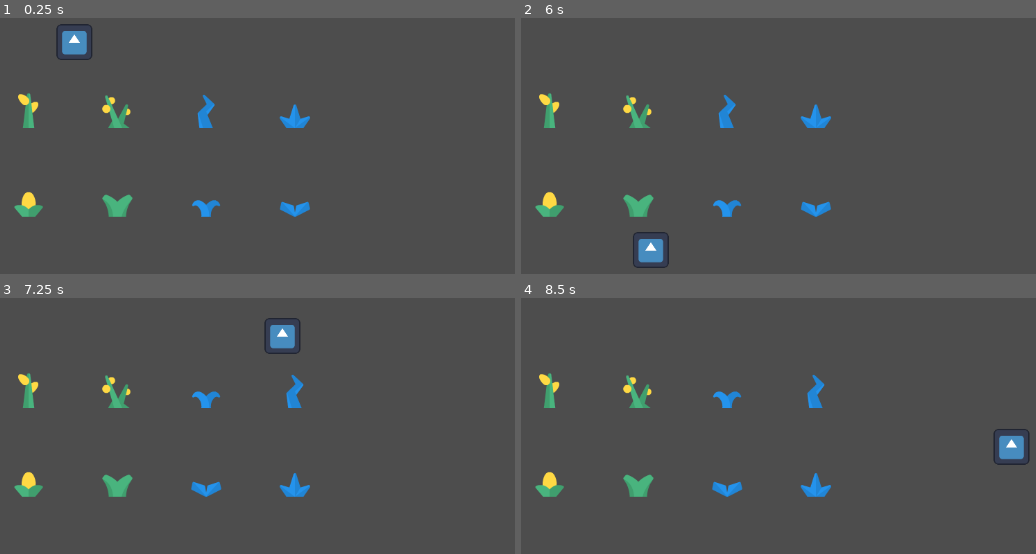
Above: before the commit, frames 1-4 (two rows, left to right).
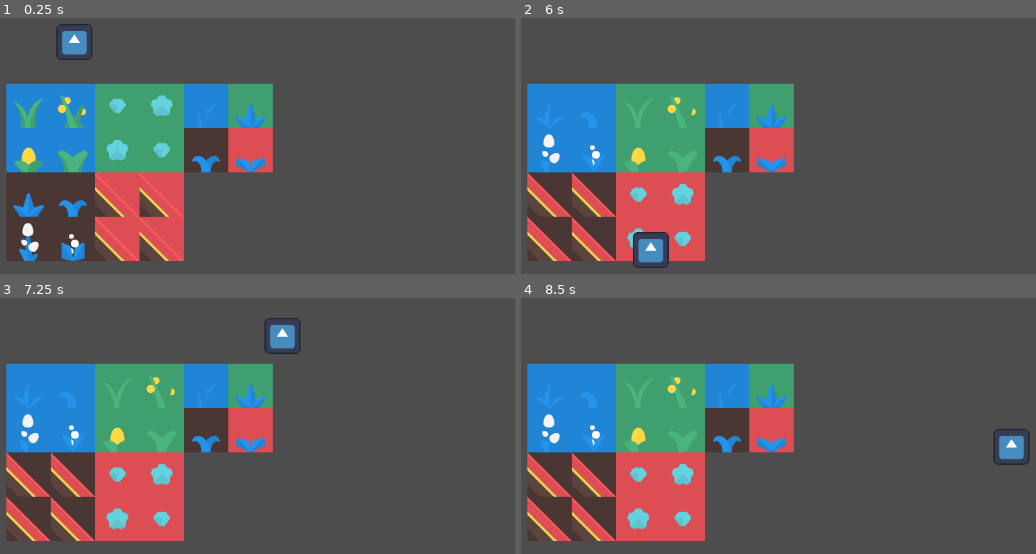
Above: after the commit, the same moments.

Repository: Mardiros129/HocusPocus
Game: Godot game, scene res://Levels/main.tscn
The game is run twice, just before and just after one commit, with the same random seed, the same clock (stepped at 60 frames per second) and the same inputs. The engine's default icon, where the game draws it, is replaced by a stand-in: a white triangle on a blue panel in a dark square.
Inputs:
- Up to frame 1 (0.25 s): no input
- Up to frame 2 (6 s): tap Enter at 0.5 s; hold Right (ui_right) 0.53-1.28 s; tap Space (rotate_key) every 0.75 s from 0.6 to 5.85 s; hold Down (ui_down) 1.28-2.03 s; hold Right (ui_right) 2.03-2.78 s; hold Up (ui_up) 2.78-3.53 s; hold Left (ui_left) 3.53-5.03 s; hold Down (ui_down) 5.03-5.78 s; hold Right (ui_right) from 5.78 s (still down)
- Up to frame 3 (7.25 s): release Right (ui_right) at 6.53 s; hold Up (ui_up) from 6.53 s (still down); tap Space (rotate_key) at 6.6 s
- Up to frame 4 (8.5 s): release Up (ui_up) at 7.28 s; hold Right (ui_right) 7.28-8.03 s; tap Space (rotate_key) at 7.35, 8.1 s; hold Down (ui_down) from 8.03 s (still down)

The runs differ from the first frame. In frame 1, 29% of the frame differs, in the area x 1-61%, y 25-95%; in frame 2, 29%; in frame 3, 30%; in frame 4, 30%.

Commit message:
Rotator updates
Can rotate groups of tiles.

Don't have to use magic number positions anymore, quadrants are set with a new tile layer.

Diff:
--- a/Levels/main.tscn
+++ b/Levels/main.tscn
@@ -1,8 +1,9 @@
-[gd_scene load_steps=10 format=3 uid="uid://dpdcsyvbm48qb"]
+[gd_scene load_steps=11 format=3 uid="uid://dpdcsyvbm48qb"]
 
 [ext_resource type="Script" path="res://Levels/main.gd" id="1_3oewu"]
 [ext_resource type="Texture2D" uid="uid://q5cfqqr73jnw" path="res://tilesheet_complete.png" id="1_6lts0"]
 [ext_resource type="PackedScene" uid="uid://cq3c2h875hxmb" path="res://character.tscn" id="3_3b2in"]
+[ext_resource type="PackedScene" uid="uid://c67uahkhduf2k" path="res://Rotation/player_detector.tscn" id="3_30mxe"]
 [ext_resource type="PackedScene" uid="uid://bf78h4v02cr5o" path="res://Rotation/rotation_grid.tscn" id="4_0q15b"]
 
 [sub_resource type="TileSetAtlasSource" id="TileSetAtlasSource_ldaek"]
@@ -822,20 +823,20 @@
 4:1/0/physics_layer_0/angular_velocity = 0.0
 4:1/0/physics_layer_0/polygon_0/points = PackedVector2Array(-32, -32, 32, 32, -32, 32)
 
-[sub_resource type="TileSetScenesCollectionSource" id="TileSetScenesCollectionSource_obuxs"]
-scenes/1/scene = ExtResource("3_3b2in")
+[sub_resource type="TileSetScenesCollectionSource" id="TileSetScenesCollectionSource_3pb23"]
+scenes/1/scene = ExtResource("3_30mxe")
 
 [sub_resource type="TileSet" id="TileSet_771ys"]
 tile_size = Vector2i(64, 64)
 physics_layer_0/collision_layer = 1
 sources/0 = SubResource("TileSetAtlasSource_ldaek")
-sources/1 = SubResource("TileSetScenesCollectionSource_obuxs")
+sources/2 = SubResource("TileSetScenesCollectionSource_3pb23")
 
 [sub_resource type="RectangleShape2D" id="RectangleShape2D_7dcs8"]
-size = Vector2(171, 168)
+size = Vector2(230, 231)
 
 [sub_resource type="RectangleShape2D" id="RectangleShape2D_7kj7y"]
-size = Vector2(168.5, 156.5)
+size = Vector2(108.25, 103.75)
 
 [node name="Main" type="Node2D"]
 script = ExtResource("1_3oewu")
@@ -844,27 +845,27 @@
 tile_set = SubResource("TileSet_771ys")
 format = 2
 layer_0/name = "World"
+layer_1/name = "Rotator"
+layer_1/z_index = -1
+layer_1/tile_data = PackedInt32Array()
+layer_2/name = "Quadrant"
+layer_2/z_index = -1
+layer_2/tile_data = PackedInt32Array()
 
 [node name="RotationGrid" parent="GameWorld" instance=ExtResource("4_0q15b")]
-layer_0/tile_data = PackedInt32Array(131073, 589824, 3, 131075, 655360, 3, 262145, 720896, 3, 262147, 655360, 2)
-tile0_loc = Vector2(1, 2)
-tile1_loc = Vector2(3, 2)
-tile2_loc = Vector2(3, 4)
-tile3_loc = Vector2(1, 4)
+layer_0/tile_data = PackedInt32Array(131074, 655360, 3, 196610, 655360, 2, 196609, 720896, 3, 131073, 589824, 2, 131075, 851968, 1, 131076, 851968, 2, 196611, 851968, 2, 196612, 851968, 1, 262147, 262144, 1, 262148, 262144, 1, 327684, 262144, 1, 327683, 262144, 1, 262145, 655360, 4, 262146, 720896, 4, 327682, 720896, 5, 327681, 589824, 5)
+layer_1/tile_data = PackedInt32Array(131073, 786432, 11, 131074, 786432, 11, 196610, 786432, 11, 196609, 786432, 11, 131075, 851968, 11, 131076, 851968, 11, 196612, 851968, 11, 196611, 851968, 11, 262147, 917504, 11, 262148, 917504, 11, 327684, 917504, 11, 327683, 917504, 11, 262145, 983040, 11, 327682, 983040, 11, 327681, 983040, 11, 262146, 983040, 11)
 
 [node name="CollisionShape2D" parent="GameWorld/RotationGrid/PlayerDetectionArea" index="0"]
-position = Vector2(162.5, 241)
+position = Vector2(192, 256.5)
 shape = SubResource("RectangleShape2D_7dcs8")
 
 [node name="RotationGrid2" parent="GameWorld" instance=ExtResource("4_0q15b")]
-layer_0/tile_data = PackedInt32Array(131077, 589824, 4, 131079, 655360, 4, 262149, 720896, 4, 262151, 655360, 5)
-tile0_loc = Vector2(5, 2)
-tile1_loc = Vector2(7, 2)
-tile2_loc = Vector2(7, 4)
-tile3_loc = Vector2(5, 4)
+layer_0/tile_data = PackedInt32Array(131077, 589824, 4, 131078, 655360, 4, 196614, 655360, 5, 196613, 720896, 4)
+layer_1/tile_data = PackedInt32Array(131077, 786432, 11, 131078, 851968, 11, 196614, 917504, 11, 196613, 983040, 11)
 
 [node name="CollisionShape2D" parent="GameWorld/RotationGrid2/PlayerDetectionArea" index="0"]
-position = Vector2(420.75, 245.75)
+position = Vector2(384.875, 194.125)
 shape = SubResource("RectangleShape2D_7kj7y")
 
 [node name="Character" parent="." instance=ExtResource("3_3b2in")]
--- a/Rotation/RotationGrid.gd
+++ b/Rotation/RotationGrid.gd
@@ -1,57 +1,88 @@
 extends TileMap
 
 
-@export var tile0_loc: Vector2
-@export var tile1_loc: Vector2
-@export var tile2_loc: Vector2
-@export var tile3_loc: Vector2
-@onready var tile_temp_loc
+@onready var quad_temp
 
-@onready var tile0_data
-@onready var tile1_data
-@onready var tile2_data
-@onready var tile3_data
+
+
+@onready var quadrant0: Array
+@onready var quadrant1: Array
+@onready var quadrant2: Array
+@onready var quadrant3: Array
 
 @onready var can_rotate = false
+@export var map_size = 10
 
 
-#func _ready():
+func _ready():
+	# Check all cells in the grid. Magic number, change later.
+	for x in map_size:
+		for y in map_size:
+			var my_tile = get_cell_tile_data(1, Vector2i(x, y), false)
+			if my_tile != null:
+				var quadrant = my_tile.get_custom_data("Quadrant")
 
+				# Add to the appropriate quadrant array.
+				if quadrant == 0:
+					quadrant0.append(Vector2i(x, y))
+				elif quadrant == 1:
+					quadrant1.append(Vector2i(x, y))
+				elif quadrant == 2:
+					quadrant2.append(Vector2i(x, y))
+				elif quadrant == 3:
+					quadrant3.append(Vector2i(x, y))
 
 func _process(delta):
 	if Input.is_action_just_pressed("rotate_key"):
 		if can_rotate:
-				rotate_group()
+				rotate_group_right()
 
-func rotate_group():
+func rotate_group_right():
+	var quad0_data: Array
+	var quad1_data: Array
+	var quad2_data: Array
+	var quad3_data: Array
+
 	# Save tile data
-	tile0_data = get_cell_atlas_coords(0, tile0_loc, false)
-	tile1_data = get_cell_atlas_coords(0, tile1_loc, false)
-	tile2_data = get_cell_atlas_coords(0, tile2_loc, false)
-	tile3_data = get_cell_atlas_coords(0, tile3_loc, false)
+	for x in quadrant0.size():
+		quad0_data.append(get_cell_atlas_coords(0, quadrant0[x], false))
+	for x in quadrant1.size():
+		quad1_data.append(get_cell_atlas_coords(0, quadrant1[x], false))
+	for x in quadrant2.size():
+		quad2_data.append(get_cell_atlas_coords(0, quadrant2[x], false))
+	for x in quadrant3.size():
+		quad3_data.append(get_cell_atlas_coords(0, quadrant3[x], false))
 
 	# Save tile location
-	tile_temp_loc = tile0_loc
-	tile0_loc = tile1_loc
-	tile1_loc = tile2_loc
-	tile2_loc = tile3_loc
-	tile3_loc = tile_temp_loc
+	quad_temp = quadrant0
+	quadrant0 = quadrant1
+	quadrant1 = quadrant2
+	quadrant2 = quadrant3
+	quadrant3 = quad_temp
 
 	# Erase old cells
-	erase_cell(0, tile0_loc)
-	erase_cell(0, tile1_loc)
-	erase_cell(0, tile2_loc)
-	erase_cell(0, tile3_loc)
+	for x in quadrant0.size():
+		erase_cell(0, quadrant0[x])
+	for x in quadrant1.size():
+		erase_cell(0, quadrant1[x])
+	for x in quadrant2.size():
+		erase_cell(0, quadrant2[x])
+	for x in quadrant3.size():
+		erase_cell(0, quadrant3[x])
 
 	# Draw new cells
-	set_cell(0, tile0_loc, 0, tile0_data, 0)
-	set_cell(0, tile1_loc, 0, tile1_data, 0)
-	set_cell(0, tile2_loc, 0, tile2_data, 0)
-	set_cell(0, tile3_loc, 0, tile3_data, 0)
+	for x in quadrant0.size():
+		set_cell(0, quadrant0[x], 0, quad0_data[x], 0)
+	for x in quadrant1.size():
+		set_cell(0, quadrant1[x], 0, quad1_data[x], 0)
+	for x in quadrant2.size():
+		set_cell(0, quadrant2[x], 0, quad2_data[x], 0)
+	for x in quadrant3.size():
+		set_cell(0, quadrant3[x], 0, quad3_data[x], 0)
 
 func _on_area_2d_area_entered(area):
 	can_rotate = true
-	print("hi")
+	print("Player entered.")
 
 func _on_area_2d_area_exited(area):
 	can_rotate = false
--- a/Rotation/player_detector.tscn
+++ b/Rotation/player_detector.tscn
@@ -1,7 +1,7 @@
 [gd_scene load_steps=2 format=3 uid="uid://c67uahkhduf2k"]
 
 [sub_resource type="RectangleShape2D" id="RectangleShape2D_bwa0h"]
-size = Vector2(189.625, 189)
+size = Vector2(57.2031, 59.375)
 
 [node name="PlayerDetector" type="Area2D"]
 
--- a/Rotation/rotation_grid.tscn
+++ b/Rotation/rotation_grid.tscn
@@ -772,12 +772,15 @@
 13:11/0 = 0
 13:11/0/physics_layer_0/linear_velocity = Vector2(0, 0)
 13:11/0/physics_layer_0/angular_velocity = 0.0
+13:11/0/custom_data_0 = 1
 14:11/0 = 0
 14:11/0/physics_layer_0/linear_velocity = Vector2(0, 0)
 14:11/0/physics_layer_0/angular_velocity = 0.0
+14:11/0/custom_data_0 = 2
 15:11/0 = 0
 15:11/0/physics_layer_0/linear_velocity = Vector2(0, 0)
 15:11/0/physics_layer_0/angular_velocity = 0.0
+15:11/0/custom_data_0 = 3
 16:11/0 = 0
 16:11/0/physics_layer_0/linear_velocity = Vector2(0, 0)
 16:11/0/physics_layer_0/angular_velocity = 0.0
@@ -803,12 +806,18 @@
 [sub_resource type="TileSet" id="TileSet_uauod"]
 tile_size = Vector2i(64, 64)
 physics_layer_0/collision_layer = 1
+custom_data_layer_0/name = "Quadrant"
+custom_data_layer_0/type = 2
 sources/1 = SubResource("TileSetScenesCollectionSource_lp860")
 sources/0 = SubResource("TileSetAtlasSource_txqsr")
 
 [node name="RotationGrid" type="TileMap"]
 tile_set = SubResource("TileSet_uauod")
 format = 2
+layer_0/name = "World"
+layer_1/name = "Quadrant"
+layer_1/z_index = -1
+layer_1/tile_data = PackedInt32Array()
 script = ExtResource("3_xdqu7")
 
 [node name="PlayerDetectionArea" type="Area2D" parent="."]
